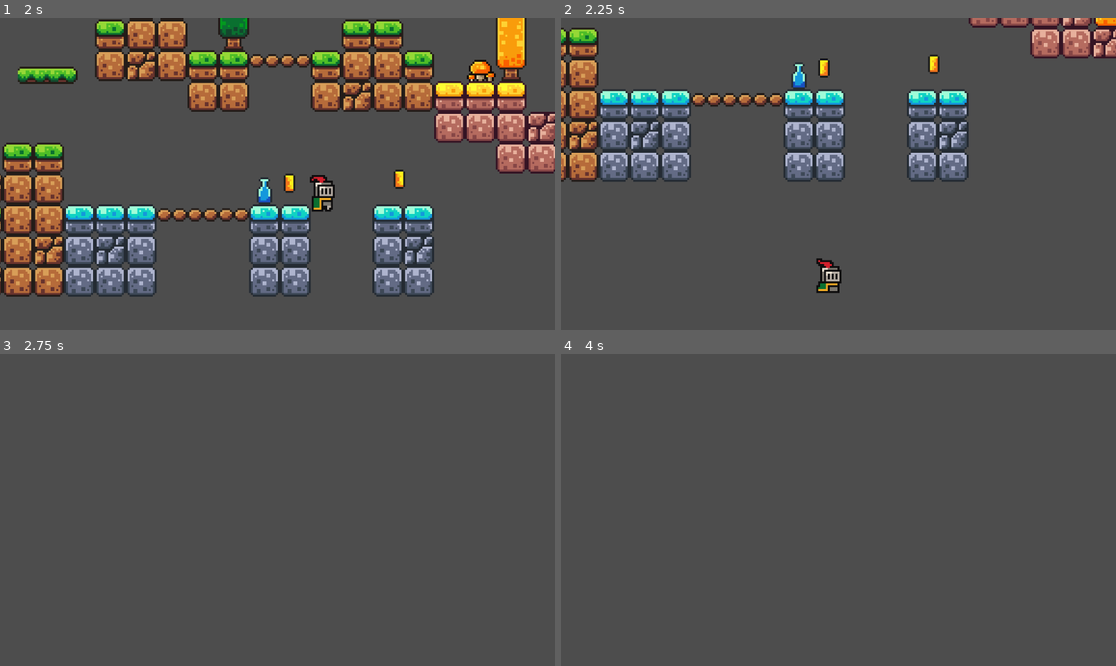
Above: before the commit, frames 1-4 (two rows, left to right).
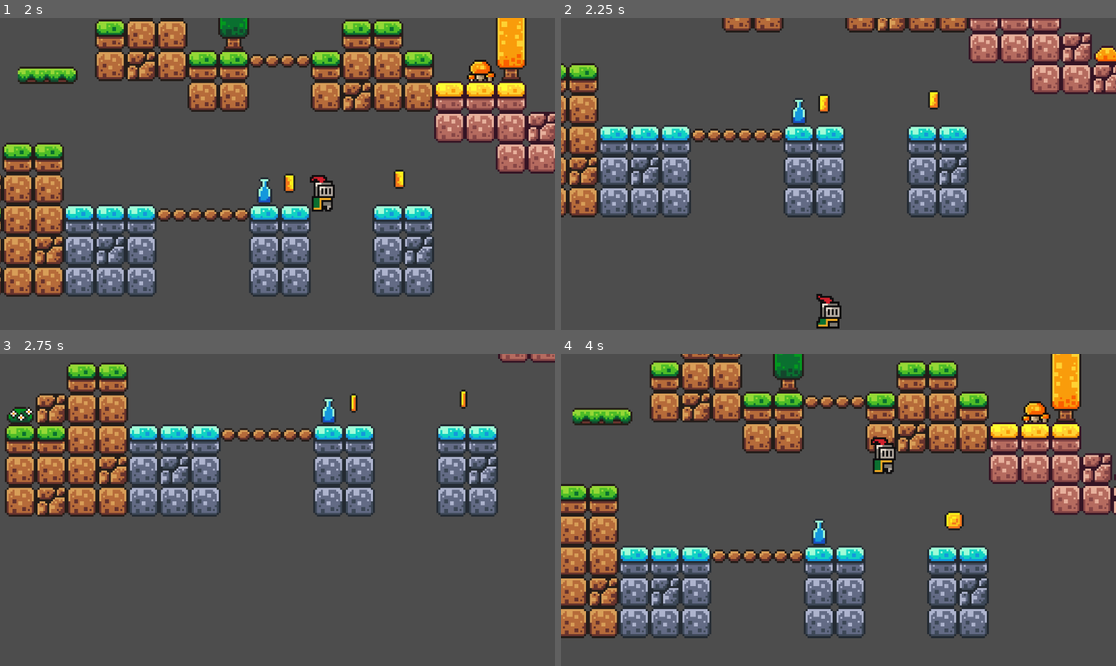
Above: after the commit, the same moments.

Repository: Purple9200/Final-Project-Platformer
Game: Godot game, scene res://scenes/game.tscn
Two runs of this game, one before a commit and one after it. Both use one fixed random seed, a clock stepped at 60 frames per second and the inputs below.
Inputs:
- Up to frame 1 (2 s): tap Enter (ui_accept) at 0.5, 0.77, 1.52 s; hold Right (ui_right) from 0.53 s (still down)
- Up to frame 2 (2.25 s): release Right (ui_right) at 2.03 s; hold Left (ui_left) from 2.03 s (still down)
- Up to frame 3 (2.75 s): keep holding Left (ui_left)
- Up to frame 4 (4 s): release Left (ui_left) at 2.78 s; hold Right (ui_right) from 2.78 s (still down); tap Enter (ui_accept) at 3.02, 3.77 s

Frame 1 is identical in both runs. In frame 2, 24% of the frame differs, in the area x 0-100%, y 0-100%; in frame 3, 20%; in frame 4, 34%, in the area x 0-100%, y 0-92%.

Commit message:
Dying 1.0

Diff:
--- a/scenes/game.tscn
+++ b/scenes/game.tscn
@@ -1,9 +1,11 @@
-[gd_scene load_steps=10 format=3 uid="uid://bw1tcjki8hqy6"]
+[gd_scene load_steps=13 format=3 uid="uid://bw1tcjki8hqy6"]
 
 [ext_resource type="PackedScene" uid="uid://duqjexlvgtpdc" path="res://scenes/player.tscn" id="1_laufy"]
 [ext_resource type="Texture2D" uid="uid://bh5pussrsjm00" path="res://assets/sprites/world_tileset.png" id="2_dwhi0"]
 [ext_resource type="PackedScene" uid="uid://ca4l12cdq1fl7" path="res://platform.tscn" id="3_s11qr"]
 [ext_resource type="PackedScene" uid="uid://doirsnv26lpua" path="res://coin.tscn" id="4_jsi3a"]
+[ext_resource type="PackedScene" uid="uid://d0pk1xysmvkhh" path="res://scenes/killzone.tscn" id="5_rd0ha"]
+[ext_resource type="Script" path="res://scenes/killzone.gd" id="6_w542w"]
 
 [sub_resource type="TileSetAtlasSource" id="TileSetAtlasSource_nis7t"]
 texture = ExtResource("2_dwhi0")
@@ -442,6 +444,9 @@
 "move": SubResource("Animation_yc35h")
 }
 
+[sub_resource type="WorldBoundaryShape2D" id="WorldBoundaryShape2D_3hir7"]
+distance = -8.0
+
 [node name="Game" type="Node2D"]
 
 [node name="Player" parent="." instance=ExtResource("1_laufy")]
@@ -450,6 +455,8 @@
 [node name="Camera2D" type="Camera2D" parent="Player"]
 position = Vector2(0, 2)
 zoom = Vector2(4, 4)
+limit_bottom = 175
+limit_smoothed = true
 position_smoothing_enabled = true
 
 [node name="TileMap" type="TileMap" parent="."]
@@ -483,3 +490,12 @@
 
 [node name="Coin5" parent="." instance=ExtResource("4_jsi3a")]
 position = Vector2(132, 38)
+
+[node name="Killzone" parent="." instance=ExtResource("5_rd0ha")]
+script = ExtResource("6_w542w")
+
+[node name="CollisionShape2D" type="CollisionShape2D" parent="Killzone"]
+position = Vector2(51, 100)
+shape = SubResource("WorldBoundaryShape2D_3hir7")
+
+[connection signal="body_entered" from="Killzone" to="Killzone" method="_on_body_entered"]
--- /dev/null
+++ b/scenes/killzone.gd
@@ -0,0 +1,13 @@
+extends Area2D
+
+@onready var timer = $Timer
+
+
+func _on_body_entered(body):
+	print("You died!")
+	timer.start()
+
+
+
+func _on_timer_timeout():
+	get_tree().reload_current_scene()
--- /dev/null
+++ b/scenes/killzone.tscn
@@ -0,0 +1,13 @@
+[gd_scene load_steps=2 format=3 uid="uid://d0pk1xysmvkhh"]
+
+[ext_resource type="Script" path="res://scenes/killzone.gd" id="1_5dgq2"]
+
+[node name="Killzone" type="Area2D"]
+collision_mask = 2
+script = ExtResource("1_5dgq2")
+
+[node name="Timer" type="Timer" parent="."]
+wait_time = 0.6
+one_shot = true
+
+[connection signal="timeout" from="Timer" to="." method="_on_timer_timeout"]
